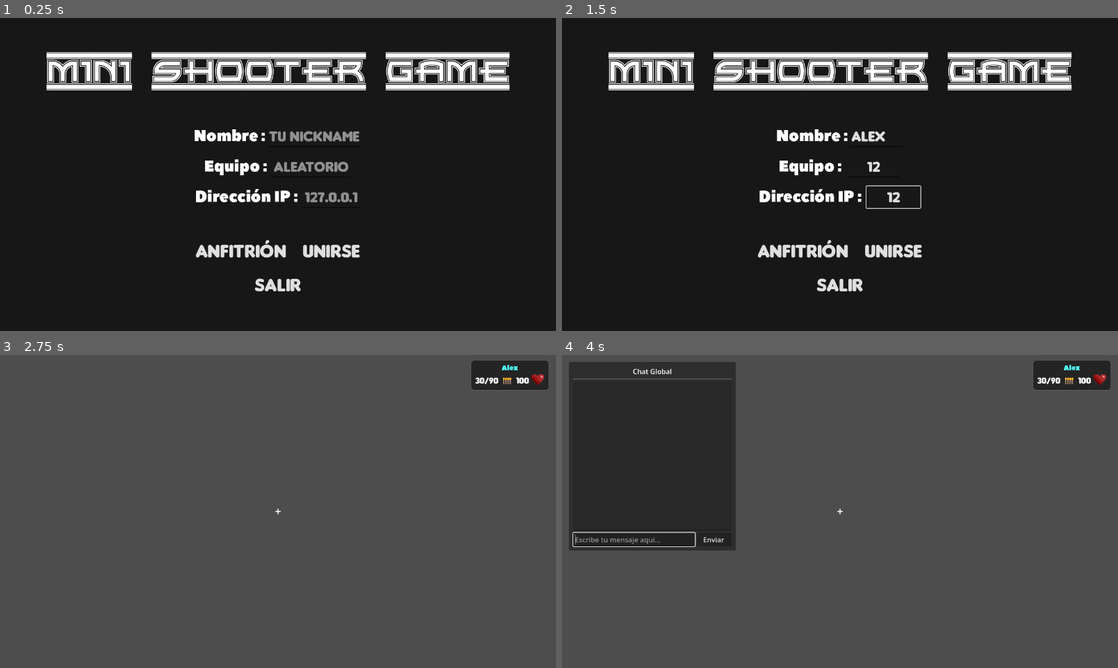
Above: before the commit, frames 1-4 (two rows, left to right).
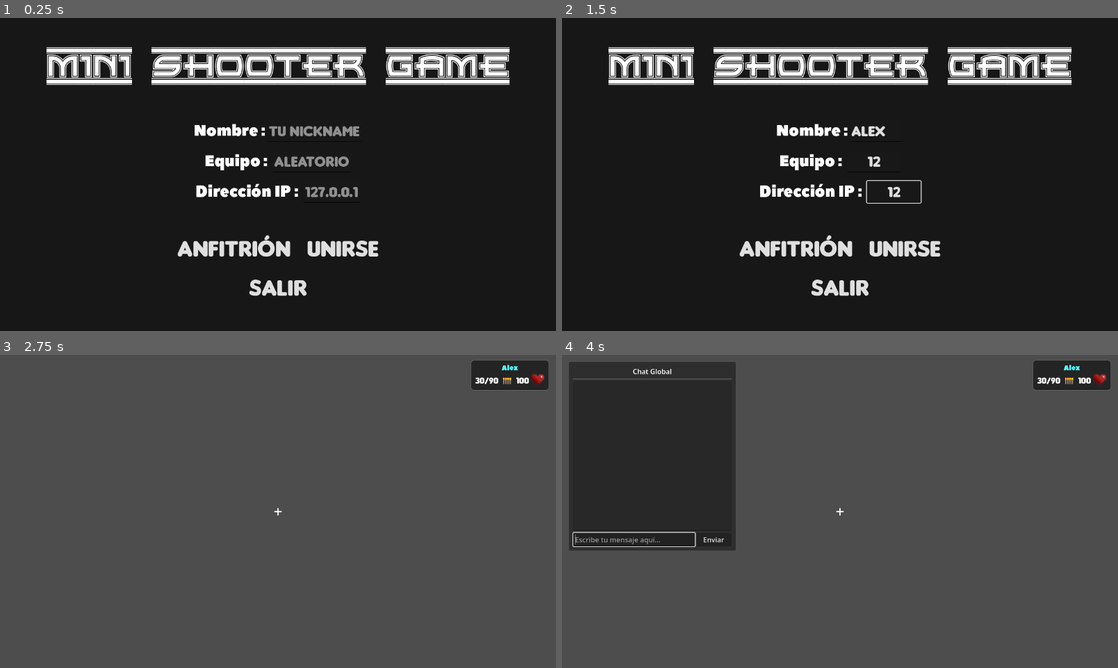
Above: after the commit, the same moments.

Repository: paulroddz100/shooter-game
Game: Godot game, scene res://scenes/level/level.tscn
The game is run twice, just before and just after one commit, with the same random seed, the same clock (stepped at 60 frames per second) and the same inputs.
Inputs (mouse positions are in pixels of both pictures, inside the frame that each line leads up to):
- Up to frame 1 (0.25 s): no input
- Up to frame 2 (1.5 s): click (878, 136) at 0.52 s; type "Alex" at 0.6 s; click (873, 165) at 0.75 s; type "12" at 0.83 s; click (895, 196) at 0.98 s; type "12" at 1.07 s; tap Enter at 1.25 s; move the mouse to (962, 158) at 1.27 s; hold D (move_right) from 1.28 s (still down); hold Shift (shift) from 1.28 s (still down)
- Up to frame 3 (2.75 s): tap Space (jump) at 1.52 s; release D (move_right) at 2 s; release Shift (shift) at 2 s; click "ANFITRIÓN" at 2 s
- Up to frame 4 (4 s): tap Space (jump) at 2.75, 3.02 s; move the mouse to (728, 527) at 2.77 s; hold S (move_backward) 2.78-3.53 s; click (728, 527) at 2.85 s; tap Enter at 3.5 s; move the mouse to (895, 442) at 3.52 s; hold D (move_right) from 3.53 s (still down); hold Ctrl (toggle_chat) from 3.53 s (still down)

The runs differ from the first frame. In frame 1, 12% of the frame differs, in the area x 8-92%, y 9-89%; in frame 2, 11%; in frame 3, less than 0.1%; in frame 4, less than 0.1%.

Commit message:
Primera version ejecutada en móvil

Diff:
--- a/project.godot
+++ b/project.godot
@@ -87,3 +87,8 @@
 
 3d_physics/layer_1="player"
 3d_physics/layer_2="world"
+
+[rendering]
+
+renderer/rendering_method="mobile"
+textures/vram_compression/import_etc2_astc=true
--- a/scenes/level/level.tscn
+++ b/scenes/level/level.tscn
@@ -18,6 +18,9 @@
 
 [sub_resource type="Environment" id="Environment_qb4jd"]
 fog_enabled = true
+fog_mode = 1
+fog_light_color = Color(0.43672717, 0.72330487, 0.9999997, 1)
+fog_density = 0.331
 
 [sub_resource type="StyleBoxFlat" id="StyleBoxFlat_hnne4"]
 
@@ -69,7 +72,7 @@
 
 [node name="Label" type="Label" parent="CanvasLayer/CenterContainer" unique_id=1160748935]
 layout_mode = 2
-theme_override_font_sizes/font_size = 25
+theme_override_font_sizes/font_size = 35
 theme_override_styles/focus = SubResource("StyleBoxFlat_hnne4")
 text = "+"
 horizontal_alignment = 1
--- a/scenes/ui/main_menu_ui.tscn
+++ b/scenes/ui/main_menu_ui.tscn
@@ -138,7 +138,7 @@
 theme_override_colors/font_pressed_color = Color(0, 0.52549, 0, 1)
 theme_override_colors/font_hover_color = Color(0, 0.52549, 0, 1)
 theme_override_fonts/font = ExtResource("4_02l8k")
-theme_override_font_sizes/font_size = 44
+theme_override_font_sizes/font_size = 55
 text = "ANFITRIÓN"
 flat = true
 
@@ -147,7 +147,7 @@
 theme_override_colors/font_pressed_color = Color(0.8901961, 0.7411765, 0, 1)
 theme_override_colors/font_hover_color = Color(0.8884694, 0.74143326, 7.70092e-07, 1)
 theme_override_fonts/font = ExtResource("4_02l8k")
-theme_override_font_sizes/font_size = 44
+theme_override_font_sizes/font_size = 55
 text = "UNIRSE"
 flat = true
 
@@ -162,7 +162,7 @@
 theme_override_colors/font_pressed_color = Color(0.858824, 0, 0, 0.862745)
 theme_override_colors/font_hover_color = Color(0.858807, 4.71681e-06, 1.15514e-06, 0.862745)
 theme_override_fonts/font = ExtResource("4_02l8k")
-theme_override_font_sizes/font_size = 44
+theme_override_font_sizes/font_size = 55
 text = "SALIR"
 flat = true
 
Not shown, changed: assets/characters/player/3DGodotRobot_GodotPalette.png.import
Not shown, changed: assets/characters/player/GodotRobotPaletteSwap/GodotGreenPalette.png.import
Not shown, changed: assets/characters/player/GodotRobotPaletteSwap/GodotPalette.png.import
Not shown, changed: assets/characters/team_a/Amy/AMY_MODEL_Ch46_1001_Diffuse.png.import
Not shown, changed: assets/characters/team_a/Amy/AMY_MODEL_Ch46_1001_Glossiness.png.import
Not shown, changed: assets/characters/team_a/Amy/AMY_MODEL_Ch46_1001_Normal.png.import
Not shown, changed: assets/characters/team_a/Michelle/MICHELLE_MODEL_Ch03_1001_Diffuse.png.import
Not shown, changed: assets/characters/team_a/Michelle/MICHELLE_MODEL_Ch03_1001_Glossiness.png.import
Not shown, changed: assets/characters/team_a/Michelle/MICHELLE_MODEL_Ch03_1001_Normal.png.import
Not shown, changed: assets/characters/team_a/Ortiz/ORTIZ_MODEL_Ch43_1001_Diffuse.png.import
Not shown, changed: assets/characters/team_a/Ortiz/ORTIZ_MODEL_Ch43_1001_Glossiness.png.import
Not shown, changed: assets/characters/team_a/Ortiz/ORTIZ_MODEL_Ch43_1001_Normal.png.import
(and 7 more such lines)
